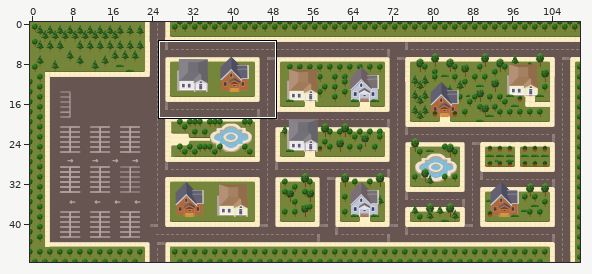
A Tiled map (JSON) gets an edit: assets/tilemaps/Overworld.json. Above: a wide view before the commit, with the close-up outlined.
Close-up. First the earlier version:
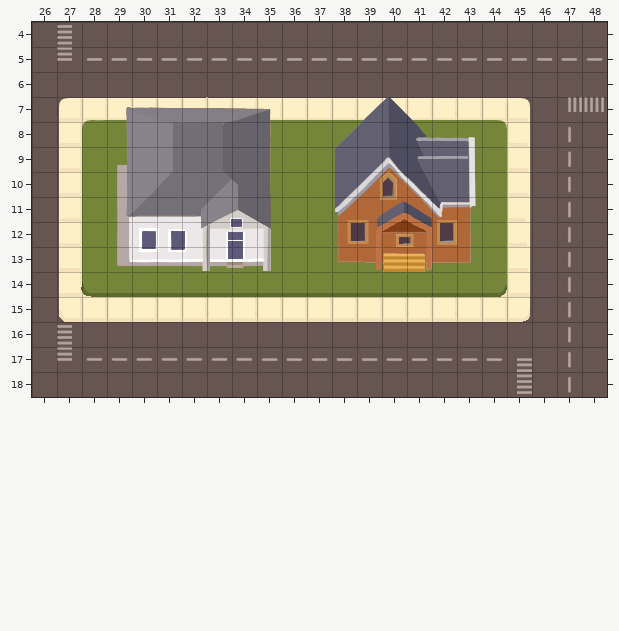
Cells are 25x25 px. Shown: x 26..48, y 4..18. The commit also changed other parts of the map, which this record leaves out.
New version:
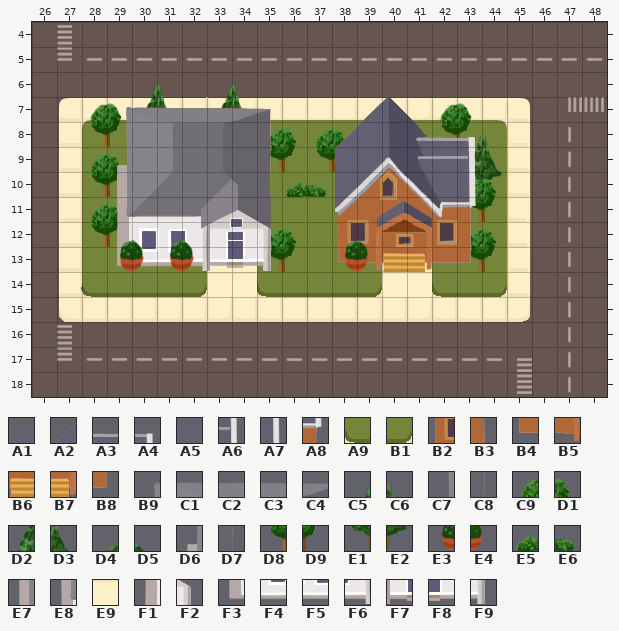
Key: from "gumball_tileset": A1 225, A2 272, A3 276, A4 277, A5 320, A6 325, A7 373, A8 421, A9 434, B1 454, B2 464, B3 469, B4 512, B5 513, B6 514, B7 515, B8 517, B9 609, C1 610, C2 611, C3 613, C4 614, C5 629, C6 630, C7 657, C8 663, C9 675, D1 676, D2 677, D3 678, D4 679, D5 680, D6 705, D7 711, D8 723, D9 724, E1 725, E2 726, E3 727, E4 728, E5 729, E6 730, E7 753, E8 801, E9 821, F1 849, F2 855, F3 897, F4 898, F5 899, F6 900, F7 901, F8 902, F9 903.
__ is an empty cell.
Difference:
Layer "COL2":
y 13: x 31..35 F5 F6 F7 F8 F9 -> __ __ __ __ __; x 38..41 B4 B5 B6 B7 -> __ __ __ __; x 43 B8 -> __
Layer "4":
y 7: x 30..31 __ __ -> D2 D3; x 33..34 __ __ -> D2 D3
y 8: x 43..44 __ __ -> C5 C6
y 9: x 43..44 __ __ -> D2 D3
y 10: x 43..44 __ __ -> E1 E2
Layer "6":
y 7: x 28..29 __ __ -> C9 D1; x 42..43 __ __ -> C9 D1
y 8: x 28..29 __ __ -> D8 D9; x 35..38 __ __ __ __ -> C9 D1 C9 D1; x 42..43 __ __ -> D8 D9
y 9: x 28..29 __ __ -> C9 D1; x 35..38 __ __ __ __ -> D8 D9 D8 D9
y 10: x 28..29 __ __ -> D8 D9; x 36..37 __ __ -> E5 E6; x 43..44 __ __ -> C9 D1
y 11: x 28..29 __ __ -> C9 D1; x 43..44 __ __ -> D8 D9
y 12: x 28..29 __ __ -> D8 D9; x 35..36 __ __ -> C9 D1; x 43..44 __ __ -> C9 D1
y 13: x 35..36 __ __ -> D8 D9; x 43..44 __ __ -> D8 D9
Layer "8":
y 7: x 29..31 __ __ __ -> B9 C1 C2; x 33..34 __ __ -> C3 C4; x 39 __ -> A1
y 8: x 29 __ -> C7; x 35 __ -> C8; x 38 __ -> A2; x 42..43 __ __ -> A3 A4
y 9: x 29 __ -> D6; x 35 __ -> D7; x 38 __ -> A5; x 43 __ -> A6
y 10: x 29 __ -> E7; x 43 __ -> A7
y 11: x 29 __ -> E8; x 43 __ -> A8
y 12: x 29 __ -> F1; x 35 __ -> F2; x 38 __ -> B2; x 43 __ -> B3
y 13: x 29..32 __ __ __ __ -> F3 F4 F5 F6; x 35 __ -> F9; x 38..39 __ __ -> B4 B5; x 43 __ -> B8
Layer "10":
y 13..14: x 33..34 __ __ -> E9 E9; x 40..41 __ __ -> E9 E9
Layer "12":
y 14: x 32 __ -> B1; x 35 __ -> A9; x 39 __ -> B1; x 42 __ -> A9
Layer "18":
y 12: x 29..32 __ __ __ __ -> D4 D5 D4 D5; x 38..39 __ __ -> D4 D5
y 13: x 29..32 __ __ __ __ -> E3 E4 E3 E4; x 38..39 __ __ -> E3 E4
Layer "20":
y 6: x 30..31 __ __ -> C5 C6; x 33..34 __ __ -> C5 C6
Changed places in both close-ups, as pixel boxes (x1, y1, x2, y2):
changed: (90, 84, 502, 297)
